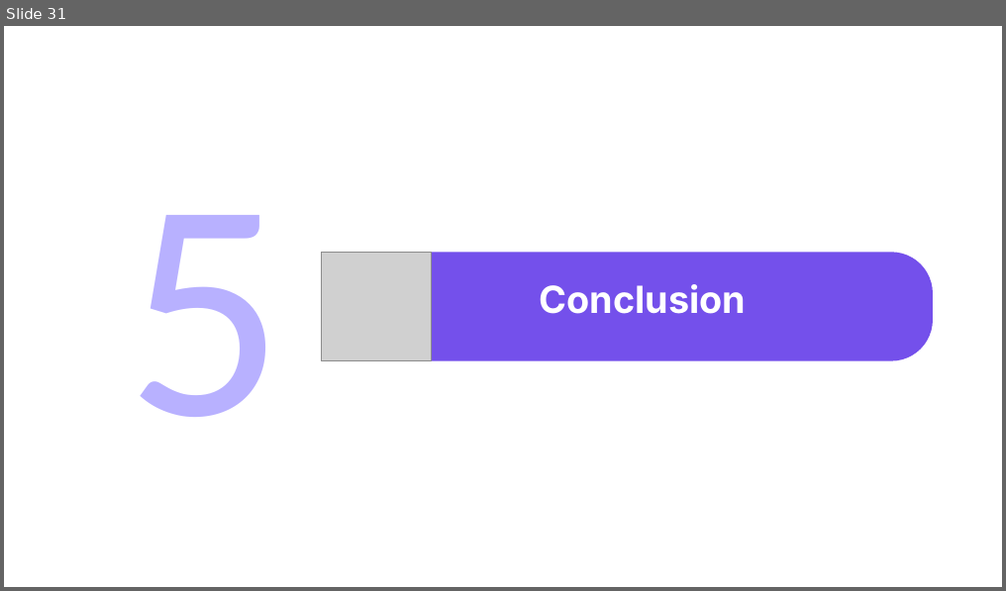
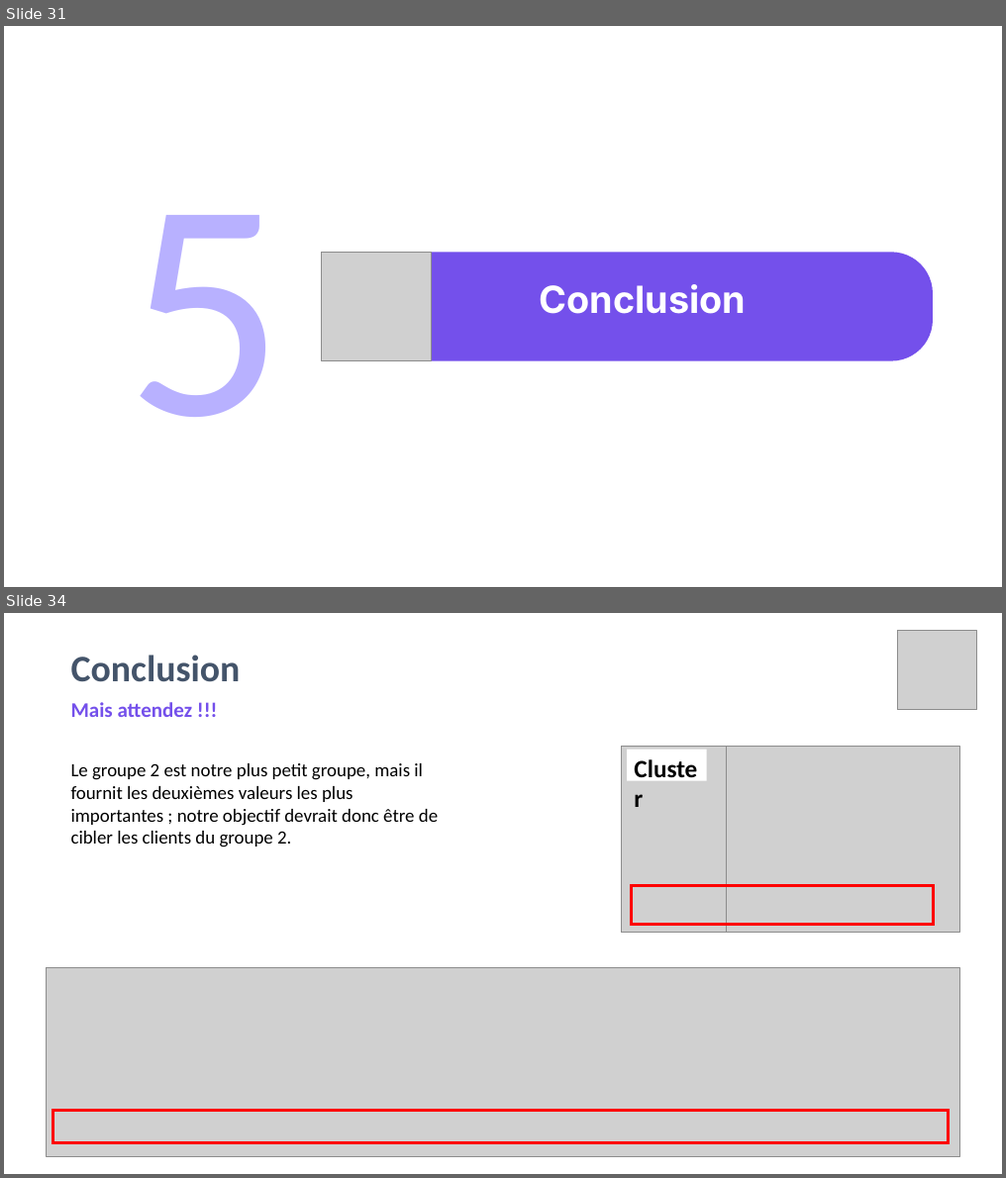
Before and after one commit to amaye15/OpenClassroom--Machine-Learning-Engineer, a slide deck: P4/P4.pptx. Shown one above the other, each under a label of ours: slide 31 before the commit, slides 31 and 34 after it; the slides between them are not shown. The pictures are 1006x591 and 1006x1178 pixels, drawn with LibreOffice and Linux fonts; fonts in the diff are those of the drawing; grey boxes stand for pictures. Boxes give left, top, right and bottom in pixels: in the first picture for what was removed or moved away, otherwise in the second. Text is boxed around its words. In the diff, an @@ line names an element or a change of style, - is before the commit and + after.

```diff
--- a/P4/P4.pptx
+++ b/P4/P4.pptx
@@ slide 34 added at bbox=[4, 613, 1002, 1174], background #FFFFFF @@
@@ picture added at bbox=[897, 630, 976, 710] @@
@@ title added at bbox=[71, 655, 241, 682], 36 pt, text #44546A, bold @@
+Conclusion
@@ text added at bbox=[71, 702, 193, 717], 20 pt, text #7450EB, bold @@
+Mais attendez !!!
@@ picture added at bbox=[622, 746, 960, 932] @@
@@ picture added at bbox=[622, 746, 727, 932] @@
@@ rectangle added at bbox=[627, 750, 707, 780], fill #FFFFFF, 24 pt, text #000000, bold @@
+Cluster
@@ text added at bbox=[71, 763, 438, 848], 18 pt, text #000000 @@
+Le groupe 2 est notre plus petit groupe, mais il fournit les deuxièmes valeurs les plus importantes ; notre objectif devrait donc être de cibler les clients du groupe 2.
@@ rectangle added at bbox=[632, 886, 934, 925], outline #FF0000 3 pt @@
@@ picture added at bbox=[47, 967, 960, 1157] @@
@@ rectangle added at bbox=[53, 1111, 948, 1143], outline #FF0000 3 pt @@
```
Also in this commit, not shown: 1 slide changed, 2 other slides added, 1 slide removed, 3 other files.
